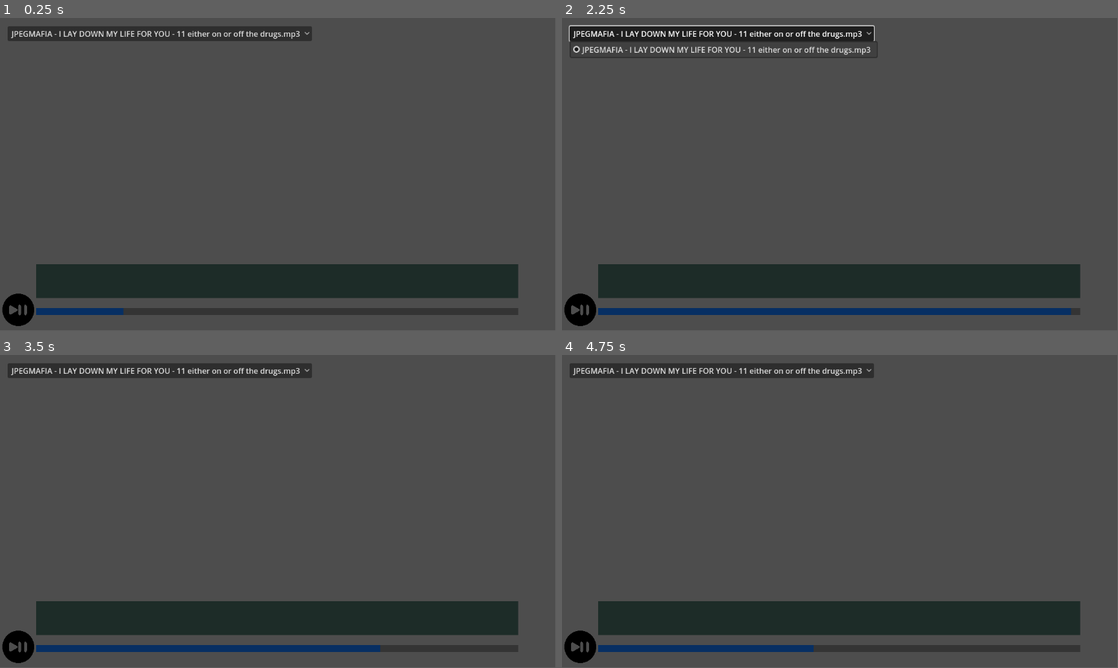
Above: before the commit, frames 1-4 (two rows, left to right).
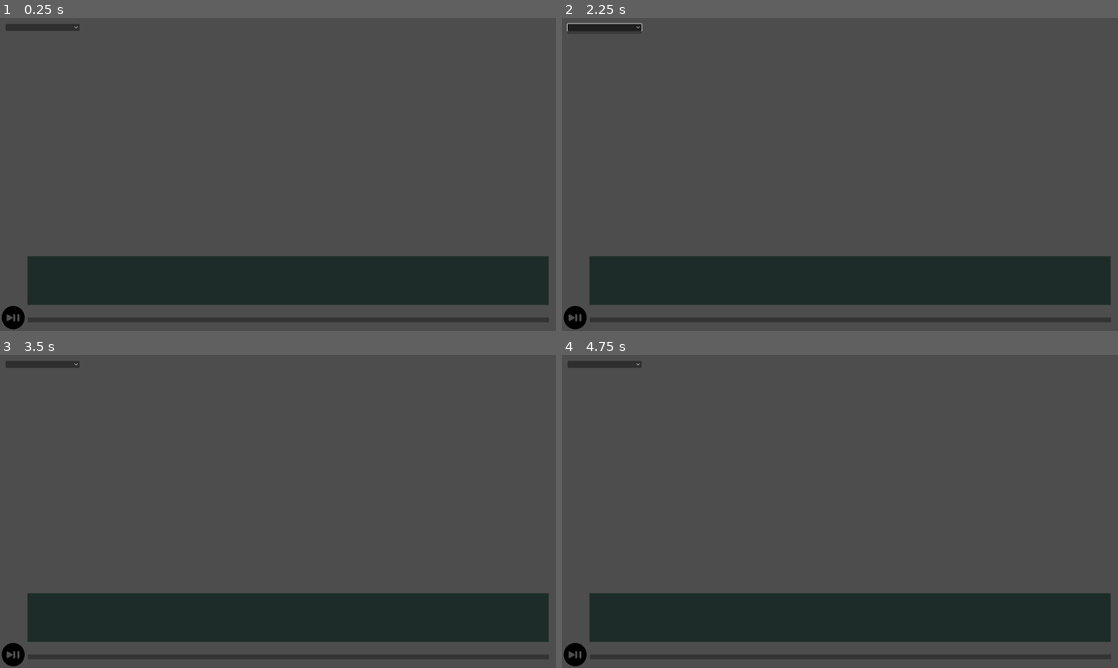
Above: after the commit, the same moments.

Repository: liddyjacob/MetroBeat
Game: Godot game, scene res://AudioTool.tscn
Same seed, same stepped clock (60 frames per second), same inputs: the game is played once before the commit and once after it. Sound files missing from this copy of the repository are replaced by a short silence.
Inputs (mouse positions are in pixels of both pictures, inside the frame that each line leads up to; where the layout moved, square brackets give the same spot in the first picture):
- Up to frame 1 (0.25 s): no input
- Up to frame 2 (2.25 s): click (606, 27) [723, 33] at 0.5 s; click (573, 318) [578, 309] at 1.25 s; click (606, 27) [723, 33] at 2 s
- Up to frame 3 (3.5 s): click (11, 655) [16, 646] at 2.75 s
- Up to frame 4 (4.75 s): click (606, 364) [723, 370] at 3.5 s; click (573, 655) [578, 646] at 4.25 s
In our replay, the window is 799x449 before the commit and 800x450 after it. These sizes can differ from the game's own. Grey fills any space a smaller window leaves; there, only what the larger window draws over its background counts as a difference.

The runs differ from the first frame. In frame 1, 11% of the frame differs, in the area x 0-99%, y 2-100%; in frame 2, 12%, in the area x 0-99%, y 1-100%; in frame 3, 11%; in frame 4, 11%.
Error after the commit: Attempt to call function 'list_dir_begin' in base 'null instance' on a null instance. (res://Scripts/AudioTool.gd:59)

Commit message:
Wave form hard-coded but working

Diff:
--- a/Audio Labeler Tool/AudioTool.tscn
+++ b/Audio Labeler Tool/AudioTool.tscn
@@ -1,11 +1,10 @@
-[gd_scene load_steps=7 format=3 uid="uid://bswdt37cao7km"]
+[gd_scene load_steps=6 format=3 uid="uid://bswdt37cao7km"]
 
 [ext_resource type="Script" path="res://Scripts/AudioTool.gd" id="1_ku2tb"]
 [ext_resource type="PackedScene" uid="uid://0hgyip1on0pg" path="res://play_pause.tscn" id="2_m00vf"]
 [ext_resource type="PackedScene" uid="uid://cklc8u1chvdes" path="res://progress_bar.tscn" id="2_yu2ge"]
 [ext_resource type="PackedScene" uid="uid://dfokk1io5qoar" path="res://wave_form.tscn" id="4_3acmf"]
 [ext_resource type="PackedScene" uid="uid://bg4syiviv0sk6" path="res://select_file.tscn" id="4_hpwip"]
-[ext_resource type="AudioStream" uid="uid://d36lwac2dryqj" path="res://music/JPEGMAFIA - I LAY DOWN MY LIFE FOR YOU - 11 either on or off the drugs.mp3" id="6_5180y"]
 
 [node name="AudioTool" type="Node2D"]
 script = ExtResource("1_ku2tb")
@@ -17,25 +16,24 @@
 offset_bottom = 57.0
 
 [node name="ProgressBar" parent="." instance=ExtResource("2_yu2ge")]
-offset_left = 75.0
-offset_top = 602.0
-offset_right = 1075.0
-offset_bottom = 615.0
+offset_left = 80.0
+offset_top = 861.0
+offset_right = 1579.0
+offset_bottom = 874.0
 
 [node name="PlayPause" parent="." instance=ExtResource("2_m00vf")]
 offset_left = 5.0
-offset_top = 572.0
+offset_top = 828.0
 offset_right = 74.0
-offset_bottom = 640.0
+offset_bottom = 896.0
 
 [node name="WaveForm" parent="." instance=ExtResource("4_3acmf")]
-offset_left = 75.0
-offset_top = 511.0
-offset_right = 75.0
-offset_bottom = 511.0
+offset_left = 79.0
+offset_top = 685.0
+offset_right = 79.0
+offset_bottom = 685.0
 
 [node name="MusicPlayer" type="AudioStreamPlayer2D" parent="."]
-stream = ExtResource("6_5180y")
 autoplay = true
 
 [connection signal="finished" from="MusicPlayer" to="." method="_on_music_player_finished"]
--- a/Audio Labeler Tool/Scripts/AudioTool.gd
+++ b/Audio Labeler Tool/Scripts/AudioTool.gd
@@ -10,6 +10,8 @@
 var audio_stream = get_node("MusicPlayer")
 @onready
 var selector = $select_file
+@onready
+var waveform = $WaveForm
 
 
 # Set playback position, and seek if active
@@ -35,13 +37,17 @@
 
 # Set a new stream based off audio file
 func restart():
+	audio_stream.stream = sounds_dict[audio_file]
 	set_playback_to(0)
-	audio_stream.stream = sounds_dict[audio_file]
-
 
 # Get the name of an audio file, then open it
 func open_audio(audio_id):
 	audio_file = sounds_array[audio_id]
+	var err_id = OS.execute('bash', ['audio_scripts/make_waveform_png.sh', 'music/' + audio_file])
+	if err_id == 0:
+		print("Waveform sucessfully created")
+	else:
+		print("Error encountered loading audio")
 	# Open a selected audio file
 	restart()
 
@@ -69,10 +75,11 @@
 
 # Called every frame. 'delta' is the elapsed time since the previous frame.
 func _process(delta):
-	if audio_stream.has_stream_playback():
-		playback_position = audio_stream.get_playback_position()
-	rel_position = playback_position / audio_stream.stream.get_length()
-	pass
+	if audio_stream.stream:
+		if audio_stream.has_stream_playback():
+			playback_position = audio_stream.get_playback_position()
+		rel_position = playback_position / audio_stream.stream.get_length()
+
 
 
 func _on_music_player_finished():
--- a/Audio Labeler Tool/Scripts/progress_bar.gd
+++ b/Audio Labeler Tool/Scripts/progress_bar.gd
@@ -18,9 +18,9 @@
 		var audio_tool = get_node("/root/AudioTool")
 		var audioStream = get_node("/root/AudioTool/MusicPlayer")
 
-		audio_tool.set_playback_to(event.position[0]/1000)
+		audio_tool.set_playback_to(event.position[0]/1500)
 
-		var rel_position = event.position[0]/1000
+		var rel_position = event.position[0]/1500
 		var seconds = rel_position * audioStream.stream.get_length()
 		audioStream.seek(seconds)
 
--- a/Audio Labeler Tool/progress_bar.tscn
+++ b/Audio Labeler Tool/progress_bar.tscn
@@ -12,7 +12,7 @@
 
 [node name="Background" type="ColorRect" parent="."]
 layout_mode = 0
-offset_right = 1000.0
+offset_right = 1500.0
 offset_bottom = 14.0
 color = Color(0.205117, 0.205117, 0.205117, 1)
 
--- a/Audio Labeler Tool/project.godot
+++ b/Audio Labeler Tool/project.godot
@@ -15,6 +15,11 @@
 config/features=PackedStringArray("4.2", "Forward Plus")
 config/icon="res://icon.svg"
 
+[display]
+
+window/size/viewport_width=1600
+window/size/viewport_height=900
+
 [gui]
 
 common/snap_controls_to_pixels=false
--- a/Audio Labeler Tool/wave_form.tscn
+++ b/Audio Labeler Tool/wave_form.tscn
@@ -1,15 +1,35 @@
-[gd_scene format=3 uid="uid://dfokk1io5qoar"]
+[gd_scene load_steps=4 format=3 uid="uid://dfokk1io5qoar"]
+
+[ext_resource type="Script" path="res://Scripts/wave_form.gd" id="1_qyv65"]
+[ext_resource type="Texture2D" uid="uid://dfq1lgdu5bpx2" path="res://waveform.png" id="2_ngx8n"]
+[ext_resource type="Script" path="res://Curve.gd" id="2_tg42b"]
 
 [node name="WaveForm" type="Control"]
 layout_mode = 3
 anchors_preset = 15
 anchor_right = 1.0
 anchor_bottom = 1.0
+offset_right = -100.0
+offset_bottom = -828.0
 grow_horizontal = 2
 grow_vertical = 2
+script = ExtResource("1_qyv65")
 
 [node name="Background" type="ColorRect" parent="."]
 layout_mode = 0
-offset_right = 1000.0
-offset_bottom = 70.0
+offset_right = 1500.0
+offset_bottom = 140.0
 color = Color(0.113725, 0.172549, 0.156863, 1)
+
+[node name="TextureRect" type="TextureRect" parent="."]
+layout_mode = 0
+offset_right = 1501.0
+offset_bottom = 136.0
+texture = ExtResource("2_ngx8n")
+expand_mode = 1
+
+[node name="Curve" type="Control" parent="."]
+anchors_preset = 0
+offset_right = 40.0
+offset_bottom = 40.0
+script = ExtResource("2_tg42b")
